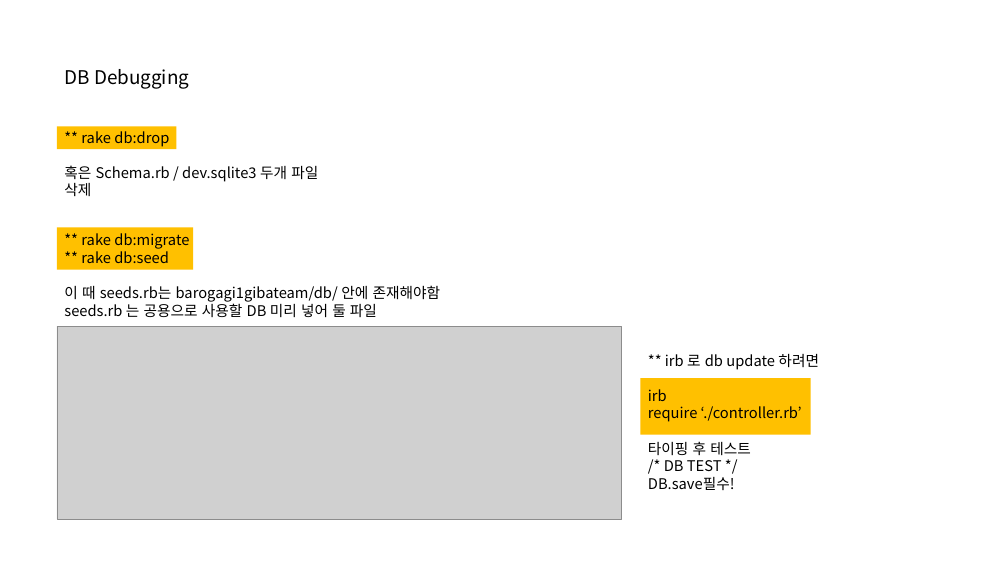
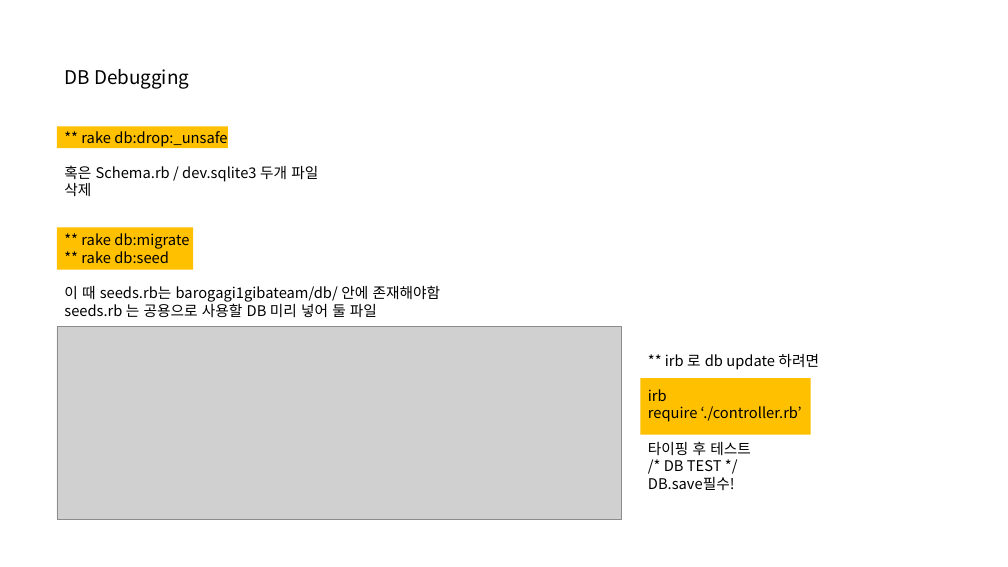
Before and after one commit to zzokokeic/barogagi1gibateam, a slide deck: slide 3 of Docs/Dev_Guide.pptx. Drawn at 1008x567 pixels with LibreOffice and Linux fonts; fonts in the diff are those of the drawing; grey boxes stand for pictures. Boxes give left, top, right and bottom in pixels: in the first picture for what was removed or moved away, otherwise in the second. Text is boxed around its words. In the diff, an @@ line names an element or a change of style, - is before the commit and + after.

```diff
--- a/Docs/Dev_Guide.pptx
+++ b/Docs/Dev_Guide.pptx
@@ rectangle: place and size @@
-rectangle at (57,126,176,149)
+rectangle at (57,126,228,148)
@@ text at (81,131,227,147): text changed @@
-** rake db:drop
+** rake db:drop:_unsafe
```
Also in this commit, not shown: 1 other slide changed, 3 slides added, 1 other file.
